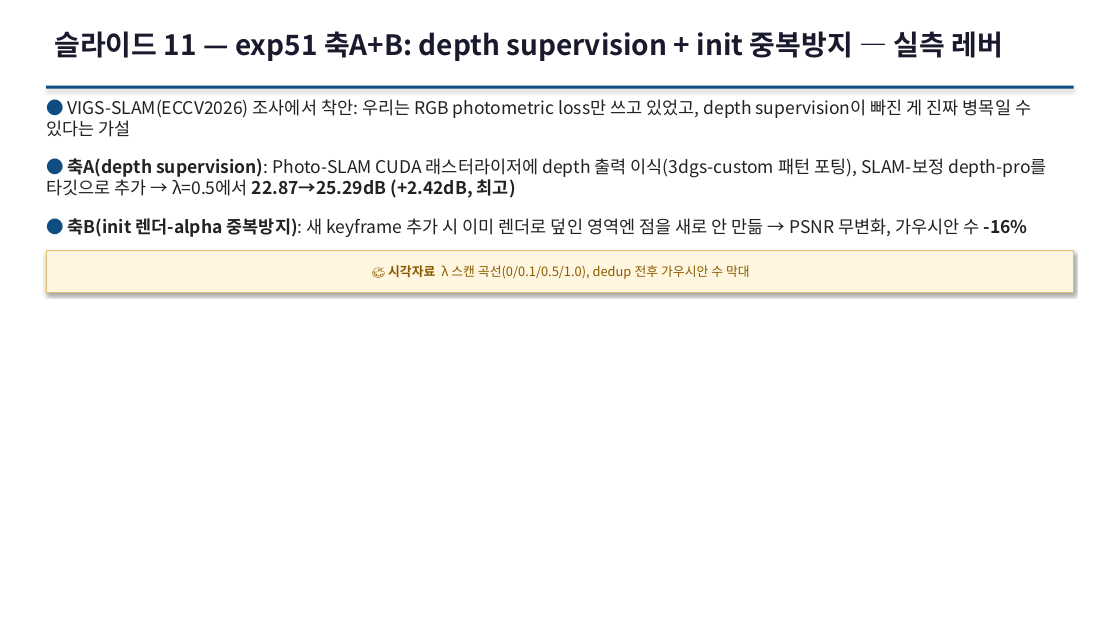
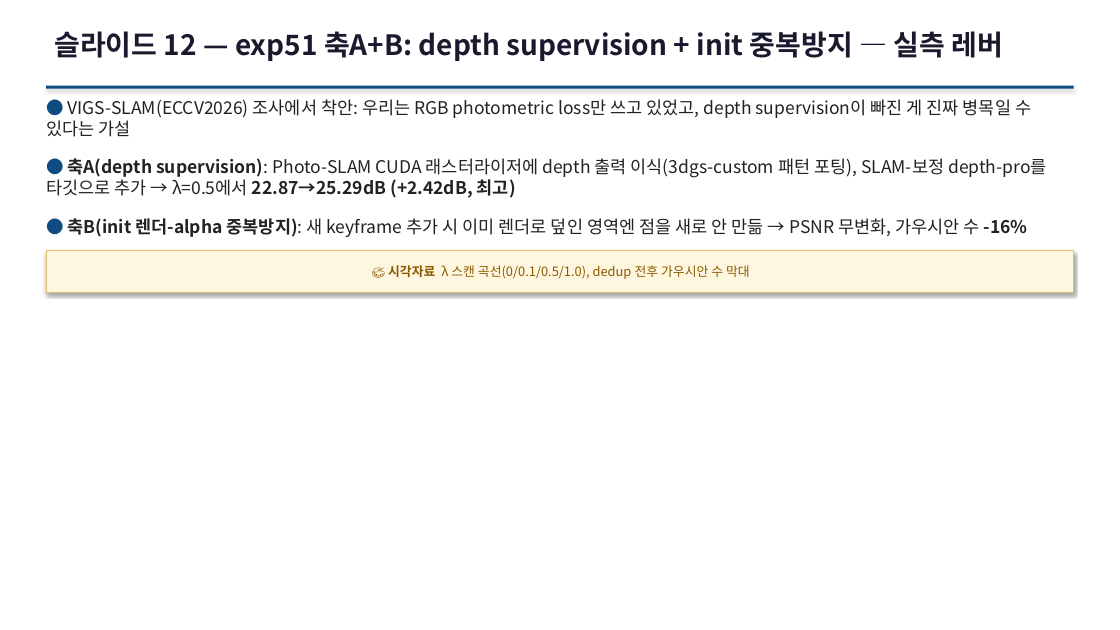
Before and after one commit to sawo0150/gs_floaterLab, a slide deck: slide 20 of context/ppt/ppt0717/gs_floater_deck_0717.pptx (slide 17 before the commit). Drawn at 1120x630 pixels with LibreOffice and Linux fonts; fonts in the diff are those of the drawing. Boxes give left, top, right and bottom in pixels: in the first picture for what was removed or moved away, otherwise in the second. Text is boxed around its words. In the diff, an @@ line names an element or a change of style, - is before the commit and + after.

```diff
--- a/context/ppt/ppt0717/gs_floater_deck_0717.pptx
+++ b/context/ppt/ppt0717/gs_floater_deck_0717.pptx
@@ text at bbox=[54, 31, 1003, 61]: text changed @@
-슬라이드 11 — exp51 축A+B: depth supervision + init 중복방지 — 실측 레버
+슬라이드 12 — exp51 축A+B: depth supervision + init 중복방지 — 실측 레버
```
Also in this commit, not shown: 18 other slides changed, 3 slides added, 5 other files.
